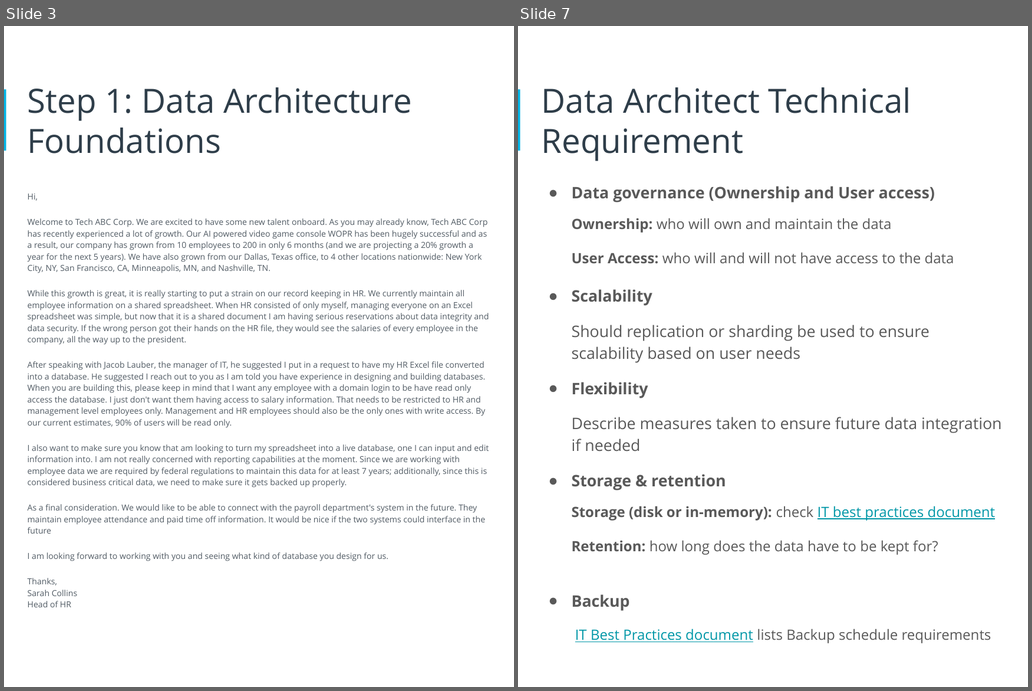
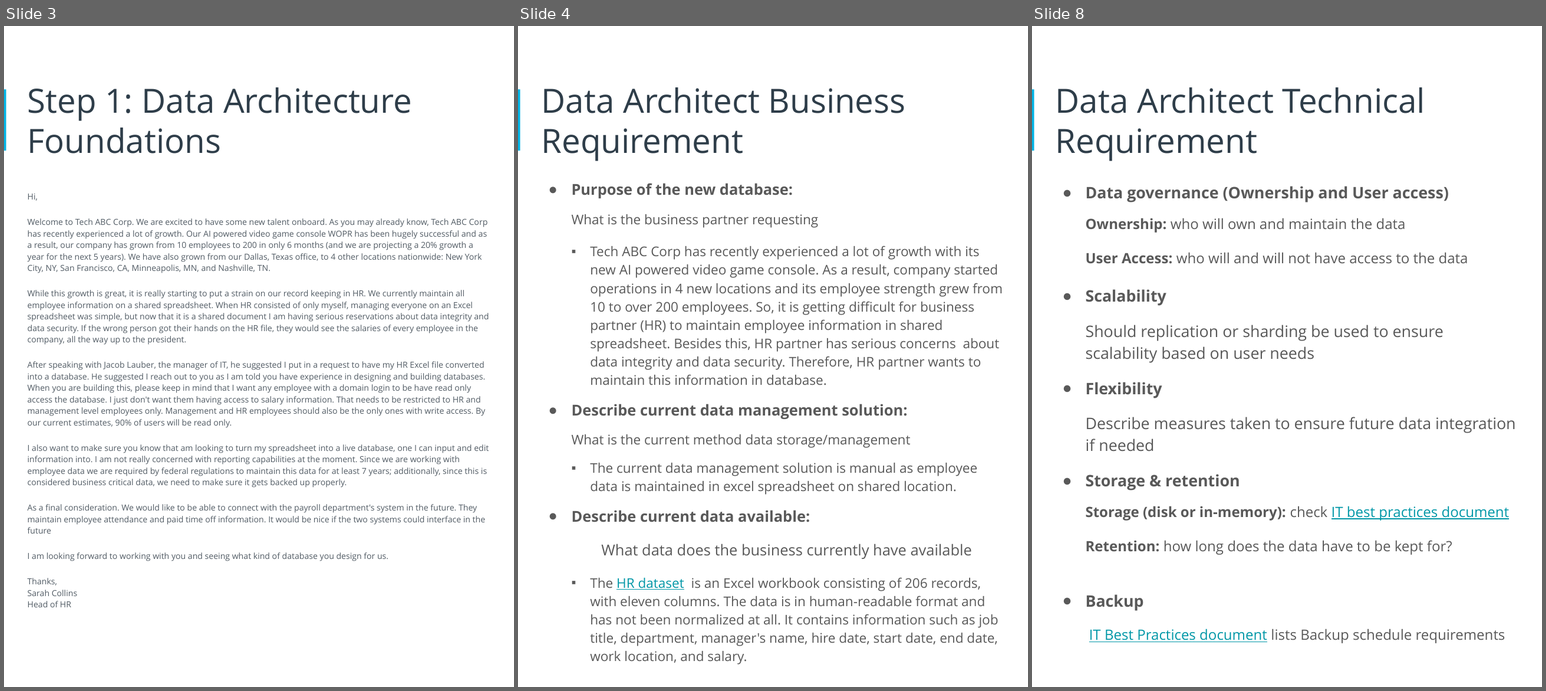
Before and after one commit to arpitsharma9/da-ud-design_hr_db, a slide deck: HR_Dataset_Assignment.pptx. Shown side by side, each under a label of ours: slides 3 and 7 before the commit, slides 3, 4 and 8 after it; the slides between them are not shown. The pictures are 1032x691 and 1546x691 pixels, drawn with LibreOffice and Linux fonts; fonts in the diff are those of the drawing. Boxes give left, top, right and bottom in pixels: in the first picture for what was removed or moved away, otherwise in the second. Text is boxed around its words. In the diff, an @@ line names an element or a change of style, - is before the commit and + after.

```diff
--- a/HR_Dataset_Assignment.pptx
+++ b/HR_Dataset_Assignment.pptx
@@ slide 4 added at [518,26,1028,687], background #FFFFFF; not listed: 1 template element that a slide beside it also shows @@
@@ title added at [542,87,906,161], 40 pt, text #2E3D49 @@
+Data Architect Business Requirement
@@ text added at [572,183,1003,664], 16 pt, text #595959 @@
+● Purpose of the new database:
+What is the business partner requesting
+  ▪ Tech ABC Corp has recently experienced a lot of growth with its new AI powered video game console. As a result, company started operations in 4 new locations and its employee strength grew from 10 to over 200 employees. So, it is getting difficult for business partner (HR) to maintain employee information in shared spreadsheet. Besides this, HR partner has serious concerns about data integrity and data security. Therefore, HR partner wants to maintain this information in database.
+● Describe current data management solution:
+What is the current method data storage/management
+▪ The current data management solution is manual as employee data is maintained in excel spreadsheet on shared location.
+● Describe current data available:
+What data does the business currently have available
+  ▪ The HR dataset is an Excel workbook consisting of 206 records, with eleven columns. The data is in human-readable format and has not been normalized at all. It contains information such as job title, department, manager's name, hire date, start date, end date, work location, and salary.
@@ what was slide 7 is now slide 8 @@
```
Also in this commit, not shown: 3 slides changed.
